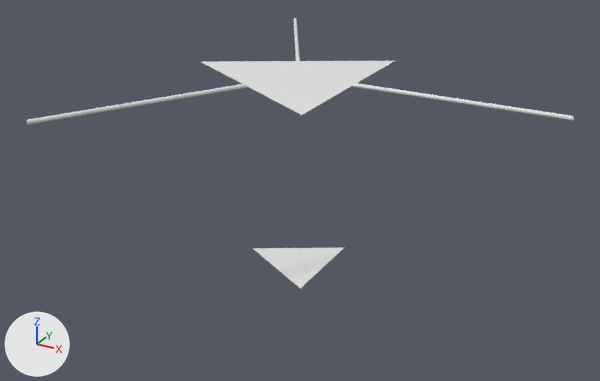
The Blender file blender/deltabot.blend: old version first, new version second.
Camera for both pictures: a 50 mm camera at (1.87, -3.4, 1.1) aimed at (-0.02, 0.04, -0.62). Lighting does not change. The marker at lower left points along +X, +Y and +Z.

Objects in the first picture: 'Endefector', 'J0', 'J1', 'J2', 'Top'.
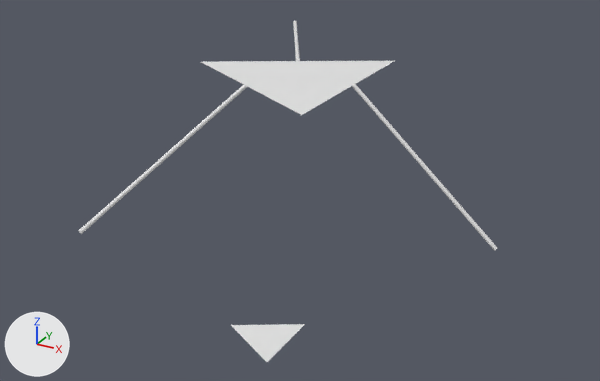
Pixel boxes (x1, y1, x2, y2) of what changed, in the pictures (600 x 381 px):
'Endefector', moved
    before: (253, 248, 343, 288)
    after: (231, 324, 305, 362)
'J2', turned
    before: (27, 83, 247, 124)
    after: (79, 84, 247, 234)
'J0', turned
    before: (353, 83, 574, 121)
    after: (352, 84, 497, 251)
'J1', turned
    before: (293, 18, 300, 61)
    after: (293, 20, 300, 61)

What the commit changed:
Object 'J2' (ob_j2) turns from (0, 0, -120) to (0, 33, -120) degrees about x, y and z.
Object 'J1' (ob_j1) turns from (0, 0, 120) to (0, 0.9, 120) degrees about x, y and z.
Object 'J0' (ob_j0) turns from (0, 0, 0) to (0, 42, 0) degrees about x, y and z.
Object 'Endefector' (ob_endefector) moves from (0.0, 0.0, -1.0) to (-0.538, 0.549, -1.967).
